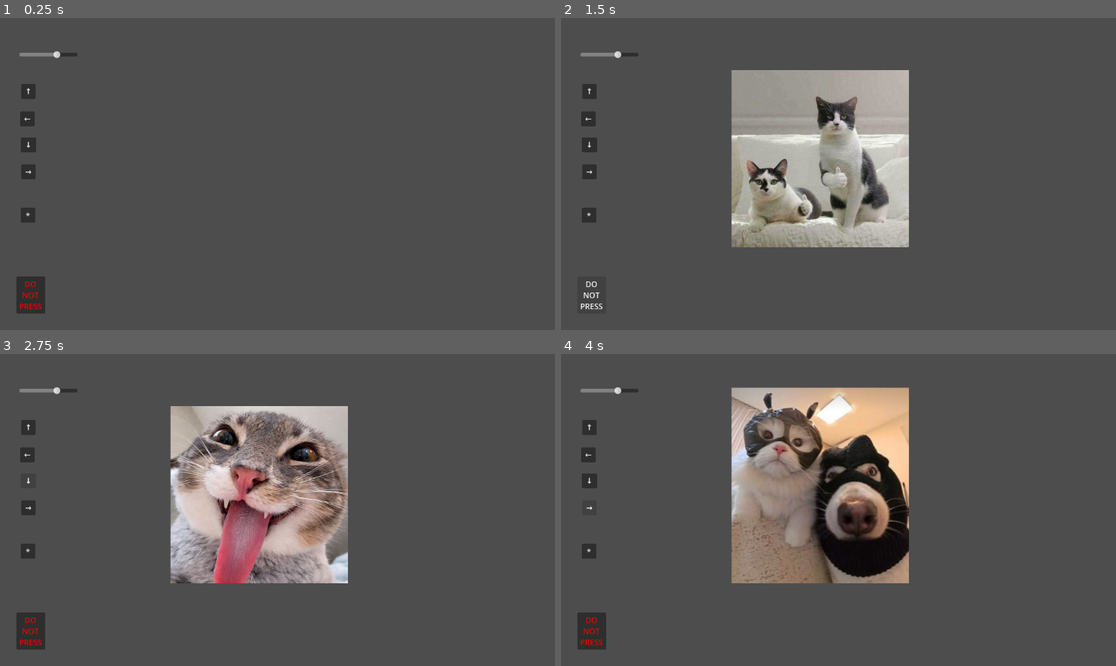
Above: before the commit, frames 1-4 (two rows, left to right).
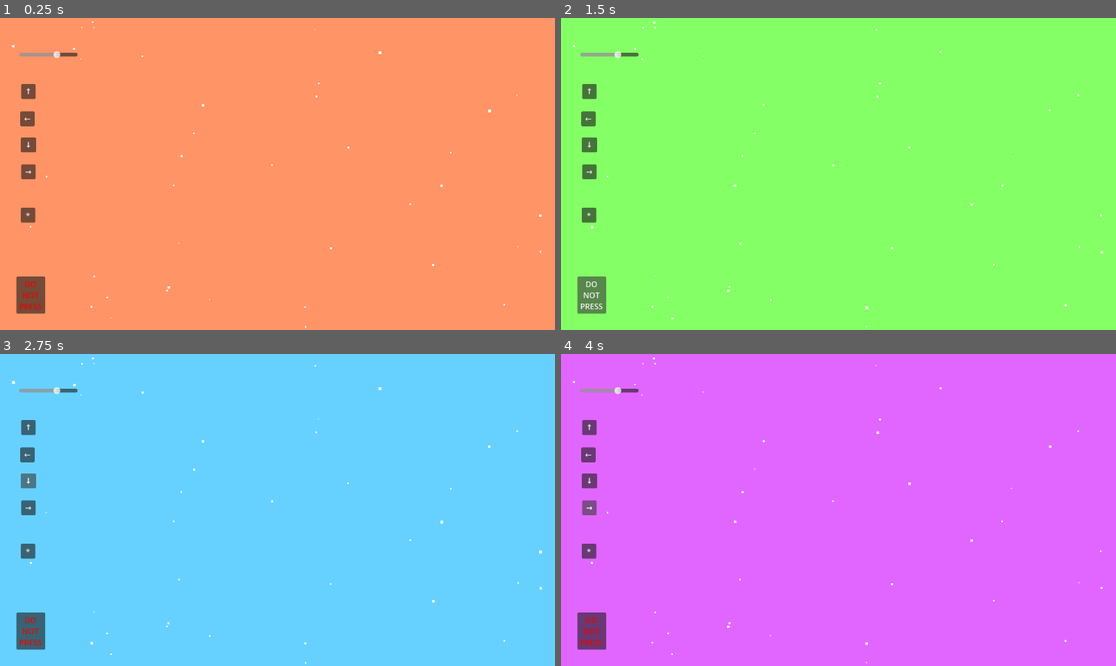
Above: after the commit, the same moments.

Repository: sofiia773/Cat
Game: Godot game, scene res://Main.tscn
Two runs of this game, one before a commit and one after it. Both use one fixed random seed, a clock stepped at 60 frames per second and the inputs below.
Inputs:
- Up to frame 1 (0.25 s): no input
- Up to frame 2 (1.5 s): click "↑" at 0.5 s; click "DO NOT PRESS" at 1.25 s
- Up to frame 3 (2.75 s): click "↓" at 2 s
- Up to frame 4 (4 s): click "←" at 2.75 s; click "→" at 3.5 s

The runs differ from the first frame. In frame 1, 100% of the frame differs, in the area x 0-100%, y 0-100%; in frame 2, 100%; in frame 3, 100%; in frame 4, 100%.

Commit message:
Updated background, added stars and animation

Diff:
--- a/Main.tscn
+++ b/Main.tscn
@@ -1,6 +1,7 @@
 [gd_scene format=3 uid="uid://djlt203gby8bs"]
 
 [ext_resource type="Script" uid="uid://dp30byn0tuwud" path="res://main.gd" id="1_glv2v"]
+[ext_resource type="Texture2D" path="res://assets/nyan-cat.jpg" id="2_uu6xs"]
 
 [node name="Main" type="Control" unique_id=142373588]
 layout_mode = 3
@@ -14,6 +15,52 @@
 grow_horizontal = 2
 grow_vertical = 2
 script = ExtResource("1_glv2v")
+
+[node name="Background" type="ColorRect" parent="." unique_id=1295554465]
+layout_mode = 1
+anchors_preset = -1
+anchor_right = 1.0
+anchor_bottom = 0.99700004
+offset_right = 7.0
+offset_bottom = -0.038024902
+
+[node name="Stars" type="Node2D" parent="." unique_id=393936788]
+
+[node name="Synth" type="AudioStreamPlayer" parent="." unique_id=52239707]
+
+[node name="PitchSlider" type="HSlider" parent="." unique_id=343723057]
+layout_mode = 1
+anchors_preset = -1
+anchor_left = 0.044000003
+anchor_top = 0.117000006
+anchor_right = 0.143
+anchor_bottom = 0.117000006
+offset_left = -6.644005
+offset_top = -9.518005
+offset_right = 0.40699768
+offset_bottom = 10.481995
+min_value = 0.5
+max_value = 2.0
+step = 0.01
+value = 1.5
+
+[node name="DangerButton" type="Button" parent="." unique_id=2117616931]
+layout_mode = 1
+anchors_preset = -1
+anchor_left = 0.061000004
+anchor_top = 0.88100004
+anchor_right = 0.061000004
+anchor_bottom = 0.88100004
+offset_left = -32.211006
+offset_top = -38.17401
+offset_right = 27.788994
+offset_bottom = 38.82599
+grow_horizontal = 2
+grow_vertical = 2
+theme_override_colors/font_color = Color(0.8745098, 0.03529412, 0.015686275, 1)
+text = "DO
+NOT
+PRESS"
 
 [node name="UpButton" type="Button" parent="." unique_id=1823652593]
 layout_mode = 1
@@ -90,23 +137,19 @@
 grow_vertical = 2
 text = "*"
 
-[node name="DangerButton" type="Button" parent="." unique_id=2117616931]
+[node name="NyanCat" type="TextureRect" parent="." unique_id=726753518]
 layout_mode = 1
 anchors_preset = -1
-anchor_left = 0.061000004
-anchor_top = 0.88100004
-anchor_right = 0.061000004
-anchor_bottom = 0.88100004
-offset_left = -32.211006
-offset_top = -38.17401
-offset_right = 27.788994
-offset_bottom = 38.82599
-grow_horizontal = 2
-grow_vertical = 2
-theme_override_colors/font_color = Color(0.8745098, 0.03529412, 0.015686275, 1)
-text = "DO
-NOT
-PRESS"
+anchor_left = 0.32900003
+anchor_top = 0.24400002
+anchor_right = 0.587
+anchor_bottom = 0.71400005
+offset_left = -22.679016
+offset_top = -12.576004
+offset_right = 0.36297607
+offset_bottom = 0.04397583
+texture = ExtResource("2_uu6xs")
+stretch_mode = 5
 
 [node name="CatImage" type="TextureRect" parent="." unique_id=1503852554]
 visible = false
@@ -116,34 +159,18 @@
 anchor_top = 0.5
 anchor_right = 0.5
 anchor_bottom = 0.5
-offset_right = 300.0
-offset_bottom = 300.0
+offset_left = -75.5
+offset_top = -177.0
+offset_right = 224.5
+offset_bottom = 123.0
 grow_horizontal = 2
 grow_vertical = 2
 scale = Vector2(0.5, 0.5)
-stretch_mode = 6
+stretch_mode = 5
 
-[node name="Synth" type="AudioStreamPlayer" parent="." unique_id=52239707]
-
-[node name="PitchSlider" type="HSlider" parent="." unique_id=343723057]
-layout_mode = 1
-anchors_preset = -1
-anchor_left = 0.044000003
-anchor_top = 0.117000006
-anchor_right = 0.143
-anchor_bottom = 0.117000006
-offset_left = -6.644005
-offset_top = -9.518005
-offset_right = 0.40699768
-offset_bottom = 10.481995
-min_value = 0.5
-max_value = 2.0
-step = 0.01
-value = 1.5
-
+[connection signal="pressed" from="DangerButton" to="." method="_on_danger_button_pressed"]
 [connection signal="pressed" from="UpButton" to="." method="_on_up_button_pressed"]
 [connection signal="pressed" from="DownButton" to="." method="_on_down_button_pressed"]
 [connection signal="pressed" from="LeftButton" to="." method="_on_left_button_pressed"]
 [connection signal="pressed" from="RightButton" to="." method="_on_right_button_pressed"]
 [connection signal="pressed" from="CenterButton" to="." method="_on_center_button_pressed"]
-[connection signal="pressed" from="DangerButton" to="." method="_on_danger_button_pressed"]
--- a/main.gd
+++ b/main.gd
@@ -3,6 +3,9 @@
 @onready var player = $Synth
 @onready var cat_image = $CatImage
 @onready var pitch_slider = $PitchSlider
+@onready var background = $Background
+@onready var stars_node = $Stars
+@onready var nyan_cat = $NyanCat
 
 var playback
 var sample_rate = 44100
@@ -10,7 +13,17 @@
 var frequency = 440.0
 var pitch_scale = 1.0
 
-# 🐱 коти
+# 🌈 фон
+var hue = 0.0
+
+# ⭐ зірки
+var stars = []
+
+# 🐱 nyan режим
+var nyan_mode = false
+var nyan_phase = 0.0
+
+# 🐱 звичайні коти
 var cat_textures = [
 	preload("res://assets/cat1.jpg"),
 	preload("res://assets/cat2.jpg"),
@@ -19,14 +32,13 @@
 ]
 
 func _ready():
-	# 🔊 СИНТЕЗАТОР
+	# 🔊 синтезатор
 	var generator = AudioStreamGenerator.new()
 	generator.mix_rate = sample_rate
 	generator.buffer_length = 0.1
 
 	player.stream = generator
 	player.play()
-
 	playback = player.get_stream_playback()
 
 	# 🎮 кнопки
@@ -34,59 +46,129 @@
 	$DownButton.pressed.connect(_on_DownButton_pressed)
 	$LeftButton.pressed.connect(_on_LeftButton_pressed)
 	$RightButton.pressed.connect(_on_RightButton_pressed)
+	$DangerButton.pressed.connect(_on_DangerButton_pressed)
 
-	# 🎚 slider (ГАРАНТОВАНО підключений)
+	# 🎚 slider
 	pitch_slider.value_changed.connect(_on_PitchSlider_value_changed)
 
-	# 🐱 ховаємо кота
+	# початково
 	cat_image.visible = false
+	nyan_cat.visible = false
+
+	# ⭐ зірки
+	for i in range(40):
+		create_star()
 
 	print("READY")
 
 func _process(delta):
-	if playback == null:
+	# 🔊 звук
+	if playback != null:
+		var frames = playback.get_frames_available()
+
+		for i in range(frames):
+			var sample = sign(sin(phase * TAU))
+			playback.push_frame(Vector2(sample, sample))
+
+			phase += (frequency * pitch_scale) / sample_rate
+			if phase >= 1.0:
+				phase -= 1.0
+
+	# 🌈 фон
+	hue += delta * 0.2
+	if hue > 1.0:
+		hue = 0.0
+
+	background.color = Color.from_hsv(hue, 0.6, 1.0)
+
+	# ⭐ пульсація зірок
+	for star_data in stars:
+		var star = star_data["node"]
+
+		star_data["phase"] += delta * 3.0
+		var scale = 1.0 + sin(star_data["phase"]) * 0.3
+
+		var base = star_data["base_size"]
+		star.size = Vector2(base * scale, base * scale)
+
+	# 🐱 nyan пульсація
+	if nyan_mode:
+		nyan_phase += delta * 3.0
+		var scale = 1.0 + sin(nyan_phase) * 0.2
+		nyan_cat.scale = Vector2(scale, scale)
+
+# ⭐ створення зірки
+func create_star():
+	var star = ColorRect.new()
+	star.color = Color(1, 1, 1)
+
+	var size = randf_range(2, 5)
+	star.size = Vector2(size, size)
+
+	star.position = Vector2(
+		randf_range(0, get_viewport_rect().size.x),
+		randf_range(0, get_viewport_rect().size.y)
+	)
+
+	stars_node.add_child(star)
+
+	stars.append({
+		"node": star,
+		"base_size": size,
+		"phase": randf() * TAU
+	})
+
+# 🐱 звичайні коти
+func show_cat(index):
+	if nyan_mode:
 		return
 
-	var frames = playback.get_frames_available()
-
-	for i in range(frames):
-		# 🔥 крутіший звук (square wave)
-		var sample = sign(sin(phase * TAU))
-
-		playback.push_frame(Vector2(sample, sample))
-
-		# 🎚 враховуємо slider
-		phase += (frequency * pitch_scale) / sample_rate
-		if phase >= 1.0:
-			phase -= 1.0
-
-# 🐱 показ кота
-func show_cat(index):
 	cat_image.texture = cat_textures[index]
 	cat_image.visible = true
 
-# 🎛 кнопки (звук + коти)
+# 🎛 кнопки
 func _on_UpButton_pressed():
-	print("UP")
 	show_cat(0)
 	frequency = 440.0
 
 func _on_DownButton_pressed():
-	print("DOWN")
 	show_cat(1)
 	frequency = 494.0
 
 func _on_LeftButton_pressed():
-	print("LEFT")
 	show_cat(2)
 	frequency = 523.0
 
 func _on_RightButton_pressed():
-	print("RIGHT")
 	show_cat(3)
 	frequency = 587.0
 
 # 🎚 slider
 func _on_PitchSlider_value_changed(value):
-	print("PITCH:", value)
 	pitch_scale = value
+
+# 🔴 NYAN MODE (ВИПРАВЛЕНО)
+func _on_DangerButton_pressed():
+	print("NYAN MODE")
+
+	nyan_mode = true
+
+	# сховати звичайного кота
+	cat_image.visible = false
+
+	# показати nyan
+	nyan_cat.visible = true
+
+	# розмір
+	nyan_cat.size = Vector2(300, 300)
+
+	# центр екрана
+	var screen = get_viewport_rect().size
+	nyan_cat.position = screen / 2 - nyan_cat.size / 2
+
+	# поверх всього
+	nyan_cat.z_index = 100
+
+	# звук
+	frequency = 600
+	pitch_scale = 1.5
Binary file added: assets/nyan-cat.png
Not shown, changed: assets/nyan-cat.png.import
Binary file added: assets/nyancat.jpg
Not shown, changed: assets/nyancat.jpg.import
Not shown, changed: .DS_Store
Not shown, added: assets/.DS_Store
